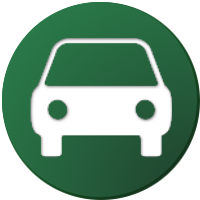
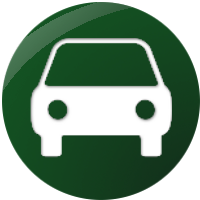
Revision of a layered 200×200 image; what changed, layer by layer:
added layer "Pasted Layer #1" (27%) above "Pasted Layer" over left=2, top=2, right=132, bottom=92
hid "Layer" over left=2, top=2, right=197, bottom=197
